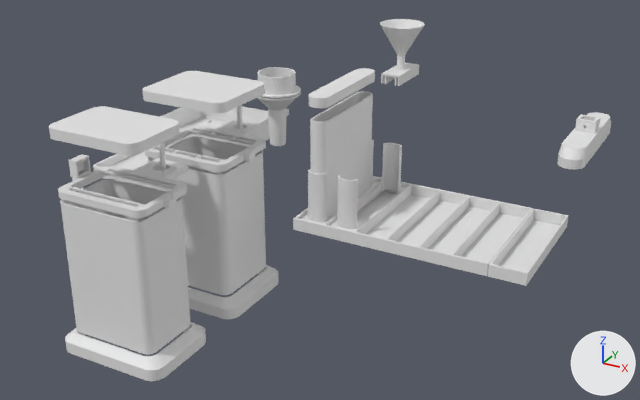
One commit to the Blender file Galvo/chemical.blend: the scene before it, then after it.
Before and after are seen from a camera (50 mm lens) standing at (0.727, -1.093, 0.547) and looking at (0.156, -0.054, 0.027). The axes (+X, +Y, +Z) are drawn at lower right. The lights are the same throughout. The first picture is the older version.

Before the edit, the objects in view are built like this:
```python
ob_acetonebathpetg = bpy.data.objects.new('AcetoneBathPETG', me_cube_001)
ob_acetonebathpetg.location = (-0.194, 0.0, 0.0)
ob_galvbath2 = bpy.data.objects.new('GalvBath2', me_cube_006)
ob_galvbath2.location = (0.0, -0.3, -0.022)
ob_galvflooreq2 = bpy.data.objects.new('GalvFloorEq2', me_cube_003)
ob_galvflooreq2.location = (0.0, -0.299, -0.034)
ob_spincylinder2 = bpy.data.objects.new('SpinCylinder2', me_cylinder_002)
ob_spincylinder2.location = (0.001, -0.214, 0.138)
ob_spincylinder2.rotation_euler = (0.0, 0.0, -1.571)  # degrees (0, 0, -90)
ob_wcover2 = bpy.data.objects.new('WCover2', me_plane_004)
ob_wcover2.location = (0.014, -0.275, 0.165)
ob_wgalvcvr2 = bpy.data.objects.new('WGalvCvr2', me_cube_009)
ob_wgalvcvr2.location = (-0.005, -0.296, 0.101)
ob_wgalvhangercap2 = bpy.data.objects.new('WGalvHangerCap2', me_cube_011)
ob_wgalvhangercap2.location = (-0.005, -0.29, 0.117)
# also in view: 'GalvBath1' at (0.0, -0.114, -0.005); 'WFloor1' at (0.282, 0.0, 0.003); 'WHolder' at (0.51, 0.0, 0.164); 'WFunnel' at (0.163, 0.204, 0.191); 'WCover1' at (0.0, -0.11, 0.184)
```
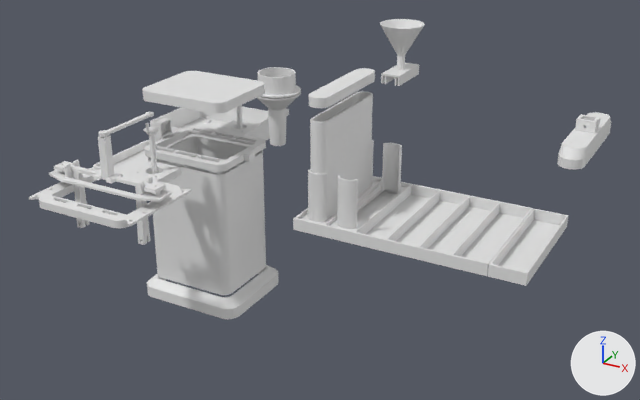
What the commit changed:
me_cube_009 is used by ob_wgalvcvr2; location (-0.005, -0.296, 0.101).
me_cube_009 had 1049 vertices, 806 faces and spanned x -0.074..0.085, y -0.051..0.104, z -0.005..0.004.
me_cube_009 now has 1707 vertices, 1116 faces and spans x -0.076..0.087, y -0.061..0.114, z -0.005..0.004.
me_cube_009 part 1: 6 vertices moved within x -0.006..0.016, y 0.082..0.083, z -0.005..0.004; 1025 vertices removed from x -0.074..0.085, y -0.051..0.104, z -0.005..0.004; 1683 vertices added at x -0.076..0.087, y -0.061..0.114, z -0.005..0.004.
Mesh me_cylinder_002_1 is new.
It has 160 vertices, 130 faces and spans x -0.0103..0.0103, y -0.0103..0.0103, z -0.0406..0.0367.
Mesh me_circle_001_1 is new.
It has 128 vertices, 128 faces and spans x 0.0837..0.09444, y -0.00537..0.00537, z 0.004..0.00562.
Mesh me_circle_003 is new.
It has 270 vertices, 272 faces and spans x -0.0054..0.0944, y -0.0054..0.0054, z 0.0..0.004.
Mesh me_cube_017 is new.
It has 102 vertices, 67 faces and spans x 0.0699..0.0807, y -0.0056..0.0056, z 0.0065..0.0681.
Mesh me_cube_015 is new.
It has 429 vertices, 268 faces and spans x -0.006..0.157, y -0.011..0.011, z -0.07..0.011.
Mesh me_cube_014 is new.
It has 921 vertices, 613 faces and spans x -0.014..0.164, y -0.021..0.021, z -0.002..0.016.
Object 'GalvBath2' (ob_galvbath2) is deleted.
Object 'WCover2' (ob_wcover2) is deleted.
Object 'GalvFloorEq2' (ob_galvflooreq2) is deleted.
Object 'WGalvCvr2' (ob_wgalvcvr2) moves from (-0.005, -0.296, 0.101) to (-0.005, -0.319, 0.101).
Object 'SpinCylinder2' (ob_spincylinder2) is deleted.
Object 'WGalvHangerCap2' (ob_wgalvhangercap2) is deleted.
Object 'SpinCylinder1.001' (ob_spincylinder1_001) is new; it shows me_cylinder_002_1.
Its location is (0.001, -0.232, 0.138).
Its rotation in degrees is (0, 0, -90).
Object 'SpinToLinear1.002' (ob_spintolinear1_002) is new; it shows me_circle_001_1.
Its location is (0.0, -0.231, 0.182).
Its rotation in degrees is (0, 0, -90).
Object 'SpinToLinear1.001' (ob_spintolinear1_001) is new; it shows me_circle_003.
Its location is (0.0, -0.231, 0.182).
Its rotation in degrees is (0, 0, -90).
Object 'Cube.003' (ob_cube_003) is new; it shows me_cube_017.
Its location is (-0.075, -0.32, 0.119).
Object 'Cube.002' (ob_cube_002) is new; it shows me_cube_015.
Its location is (-0.075, -0.32, 0.119).
Object 'Cube.001' (ob_cube_001) is new; it shows me_cube_014.
Its location is (-0.075, -0.32, 0.119).

Where the change shows, as pixel boxes [x1, y1, x2, y2] in the pictures (640 x 400 px):
'GalvBath2', deleted: before [60, 179, 191, 355]
'WGalvCvr2', reshaped, moved (24% wider, 10% taller): before [58, 158, 188, 218]; after [29, 162, 191, 228]
'WCover2', deleted: before [49, 106, 180, 155]
'GalvFloorEq2', deleted: before [65, 322, 206, 381]
'Cube.002', added: after [54, 161, 166, 245]
'Cube.001', added: after [49, 160, 172, 202]
'Cube.003', added: after [98, 131, 114, 180]
'WGalvHangerCap2', deleted: before [69, 154, 91, 179]
'SpinCylinder1.001', added: after [143, 123, 159, 174]
'SpinToLinear1.001', added: after [99, 112, 154, 137]
'SpinCylinder2', deleted (mostly hidden): before [159, 142, 166, 171]
'SpinToLinear1.002', added: after [99, 130, 108, 134]
